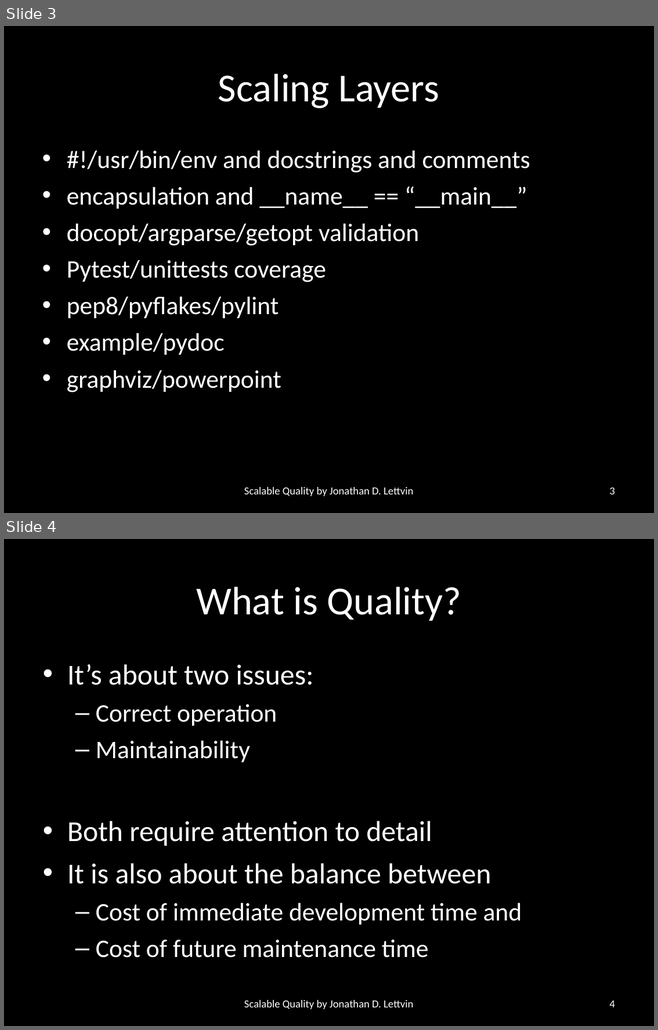
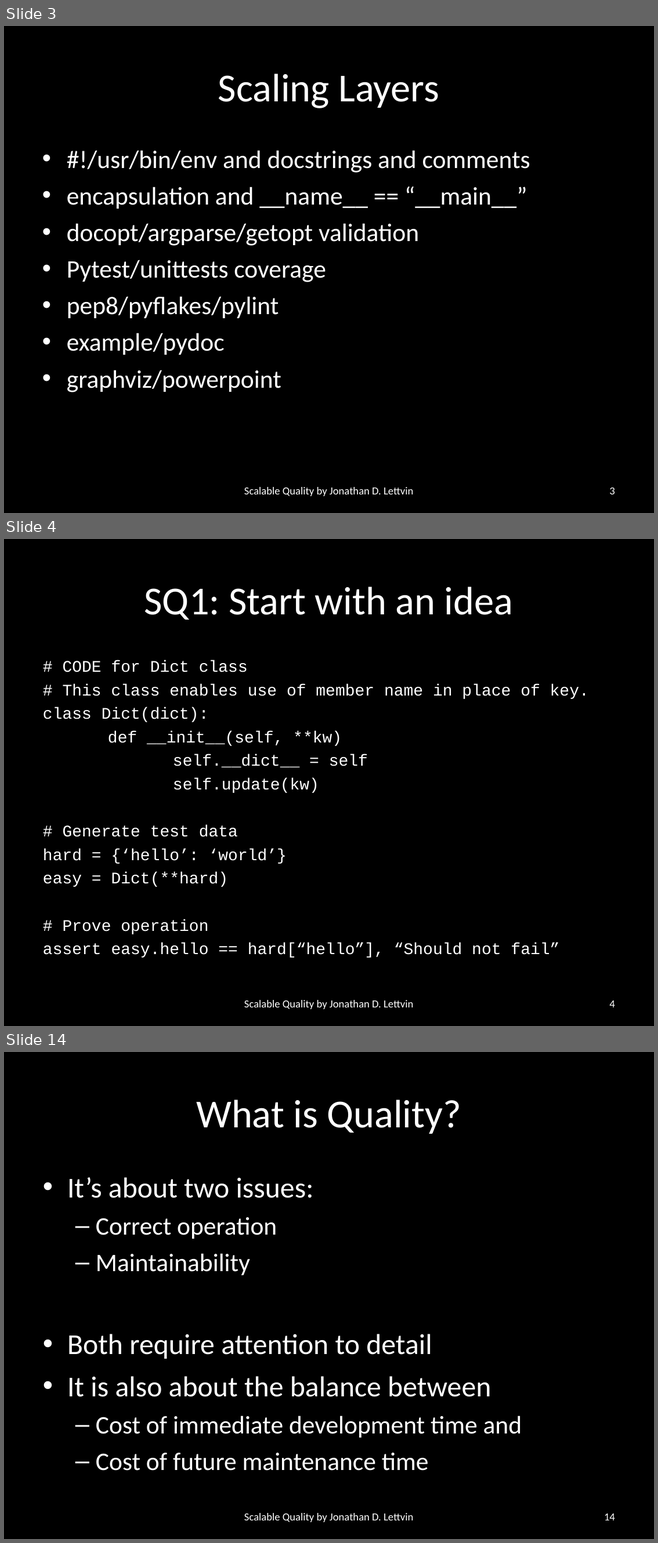
Before and after one commit to jlettvin/code_quality, a slide deck: ScalableQuality.ppt. Shown one above the other, each under a label of ours: slides 3 and 4 before the commit, slides 3, 4 and 14 after it; the slides between them are not shown. The pictures are 658x1030 and 658x1543 pixels, drawn with LibreOffice and Linux fonts; fonts in the diff are those of the drawing. Boxes give left, top, right and bottom in pixels: in the first picture for what was removed or moved away, otherwise in the second. Text is boxed around its words. In the diff, an @@ line names an element or a change of style, - is before the commit and + after.

```diff
--- a/ScalableQuality.ppt
+++ b/ScalableQuality.ppt
@@ slide 4 added at [4,539,654,1026], background #000000 @@
@@ title added at [144,587,513,620], 44 pt, text #FFFFFF @@
+SQ1: Start with an idea
@@ text added at [43,660,589,958], 18 pt, text #FFFFFF @@
+# CODE for Dict class
+# This class enables use of member name in place of key.
+class Dict(dict):
+def __init__(self, **kw)
+self.__dict__ = self
+self.update(kw)
+# Generate test data
+hard = {‘hello’: ‘world’}
+easy = Dict(**hard)
+# Prove operation
+assert easy.hello == hard[“hello”], “Should not fail”
@@ text added at [244,1000,413,1009], 12 pt, text #FFFFFF @@
+Scalable Quality by Jonathan D. Lettvin
@@ page number added at [609,1001,614,1008], 12 pt, text #FFFFFF @@
+4
@@ what was slide 4 is now slide 14 @@
@@ page number at [604,1514,615,1521]: text changed @@
-4
+14
```
Also in this commit, not shown: 9 other slides added, 2 other files.
